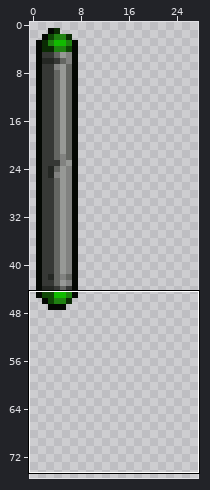
Pixel-art file, stored at blit-boing/assets/spritesheet.aseprite. Above: a wide view before the commit, with the close-up outlined.
Close-up. Before the edit:
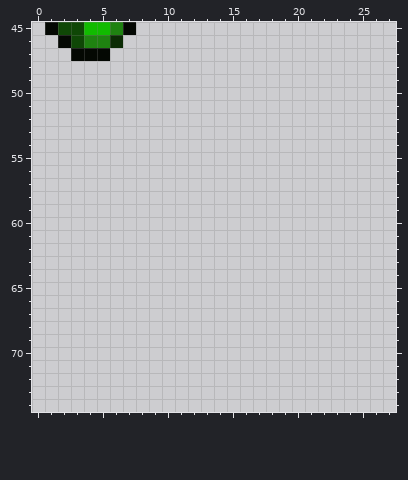
128x128 pixels, 1 frame. Shown: x 0..27, y 45..74. The wide view leaves out empty margins.
After the commit:
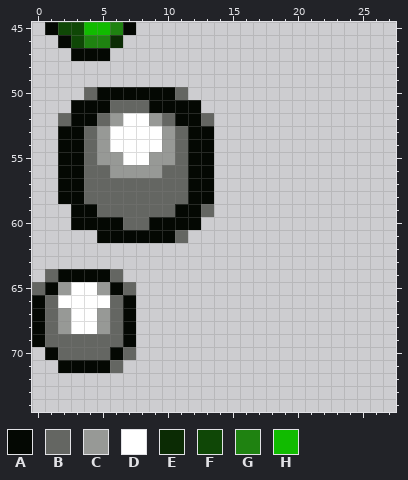
Palette (. is transparent): A #040803  B #646662  C #979996  D #ffffff  E #0b2b04  F #0f4706  G #1f8211  H #11bb00
Message: Fixed Sprite sizing issues. Made ball smaller.
Diff:
layer "Layer 1" added
Layer "Layer 1":
The edit adds colour A in row 50 at x 5 to 10; in row 51 at x 3 to 5 and 9 to 12; in row 52 at x 3 to 4 and 11 to 12; in rows 53 to 58 at x 2 to 3 and 12 to 13; in row 59 at x 3 to 4 and 11 to 12; in row 60 at x 3 to 6 and 9 to 12.
The edit adds colour A in row 61 at x 5 to 10; in row 64 at x 2 to 5; in row 65 at x 1 and 6; in rows 66 to 69 at x 0 and 7; in row 70 at x 1 and 6; in row 71 at x 2 to 5.
The edit adds colour B in row 50 at x 4 and 11; in row 51 at x 6 to 8; in row 52 at x 2, 5, 10 and 13; in rows 53 to 55 at x 4 and 11; in row 56 at x 4 to 5 and 10 to 11; in rows 57 to 58 at x 4 to 11.
The edit adds colour B in row 59 at x 5 to 10 and 13; in row 60 at x 7 to 8; in row 61 at x 11; in row 64 at x 1 and 6; in row 65 at x 0 and 7; in rows 66 to 68 at x 1 and 6.
The edit adds colour B in row 69 at x 1 to 6; in row 70 at x 2 to 5 and 7; in row 71 at x 6.
The edit adds colour C in row 52 at x 6 and 9; in rows 53 to 54 at x 5 and 10; in row 55 at x 5 to 6 and 9 to 10; in row 56 at x 6 to 9; in row 65 at x 2 and 5; in rows 67 to 68 at x 2 and 5.
The edit adds colour D in row 52 at x 7 to 8; in rows 53 to 54 at x 6 to 9; in row 55 at x 7 to 8; in row 65 at x 3 to 4; in row 66 at x 2 to 5; in rows 67 to 68 at x 3 to 4.
Pixel boxes of the changes (left, top, right, bottom) in both close-ups:
added: (32, 87, 214, 373)
